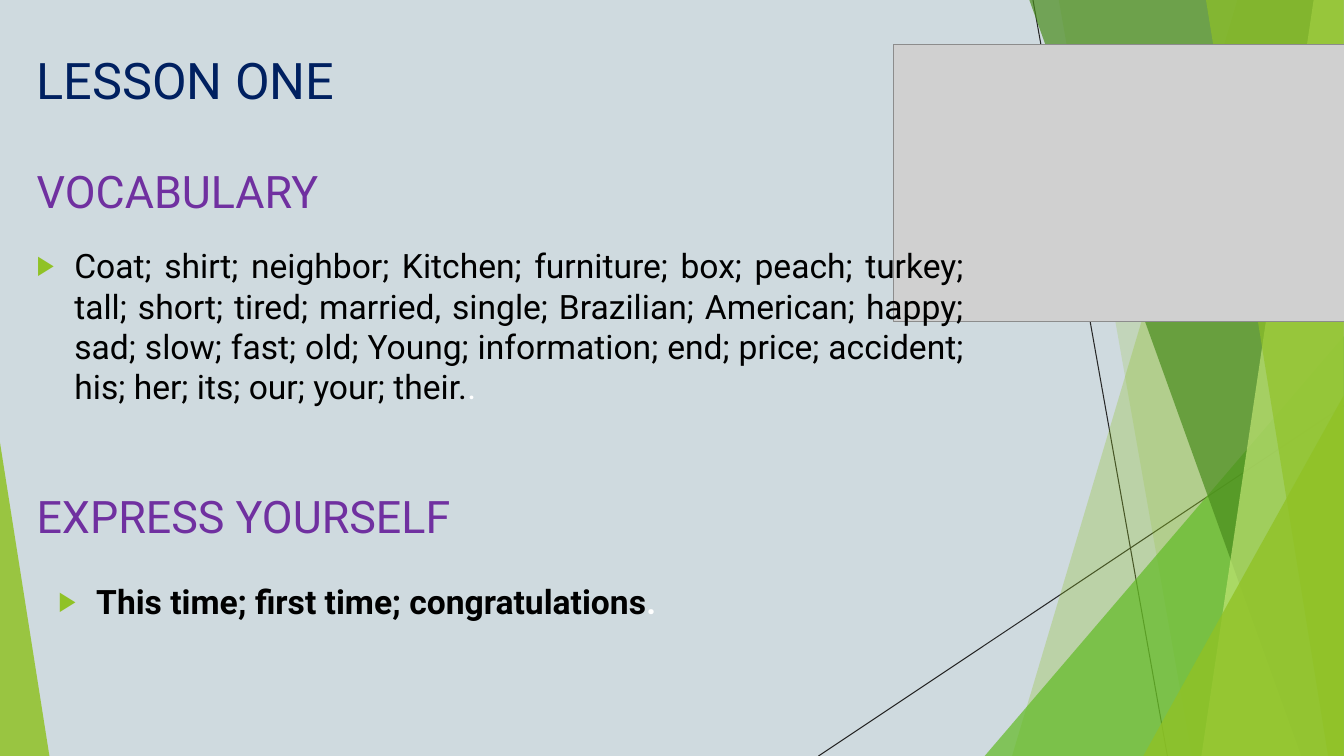
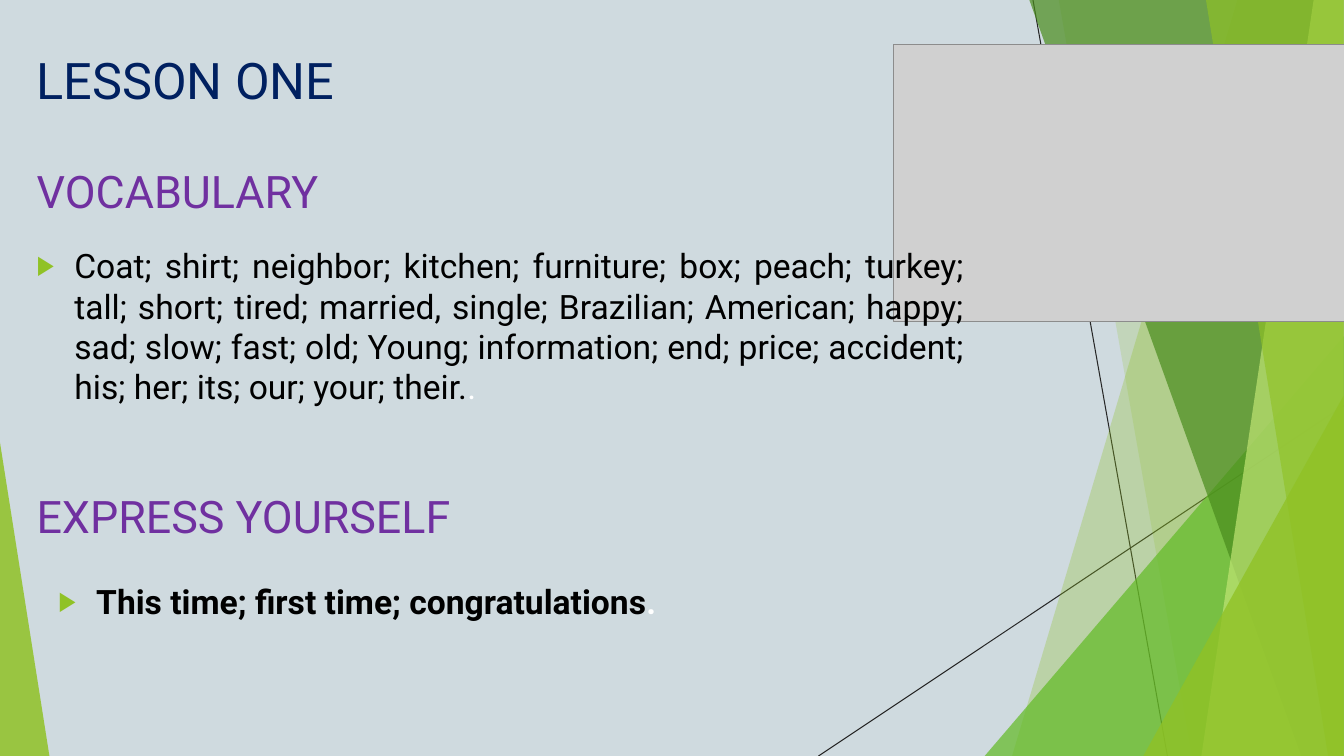
Before and after one commit to rawdre/ai-consulting, a slide deck: slide 4 of books/book-two-raw-english.pptx. Drawn at 1344x756 pixels with LibreOffice and Linux fonts; fonts in the diff are those of the drawing; grey boxes stand for pictures. Boxes give left, top, right and bottom in pixels: in the first picture for what was removed or moved away, otherwise in the second. Text is boxed around its words. In the diff, an @@ line names an element or a change of style, - is before the commit and + after.

Commit message:
Update Book Two to enhanced version (37 slides, spelling fixes + practice)

```diff
--- a/books/book-two-raw-english.pptx
+++ b/books/book-two-raw-english.pptx
@@ text at box(74, 248, 963, 406): text changed @@
-▶ Coat; shirt; neighbor; Kitchen; furniture; box; peach; turkey; tall; short; tired; married, single; Brazilian; American; happy; sad; slow; fast; old; Young; information; end; price; accident; his; her; its; our; your; their..
+▶ Coat; shirt; neighbor; kitchen; furniture; box; peach; turkey; tall; short; tired; married, single; Brazilian; American; happy; sad; slow; fast; old; Young; information; end; price; accident; his; her; its; our; your; their..
```
Also in this commit, not shown: 4 other slides changed, 12 slides added.
